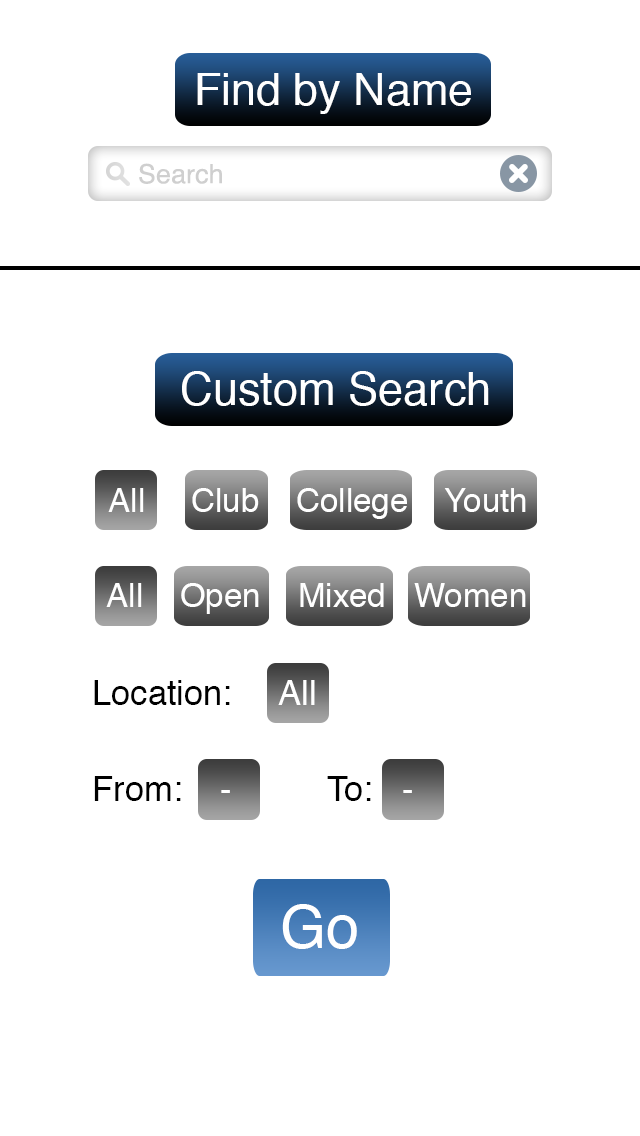
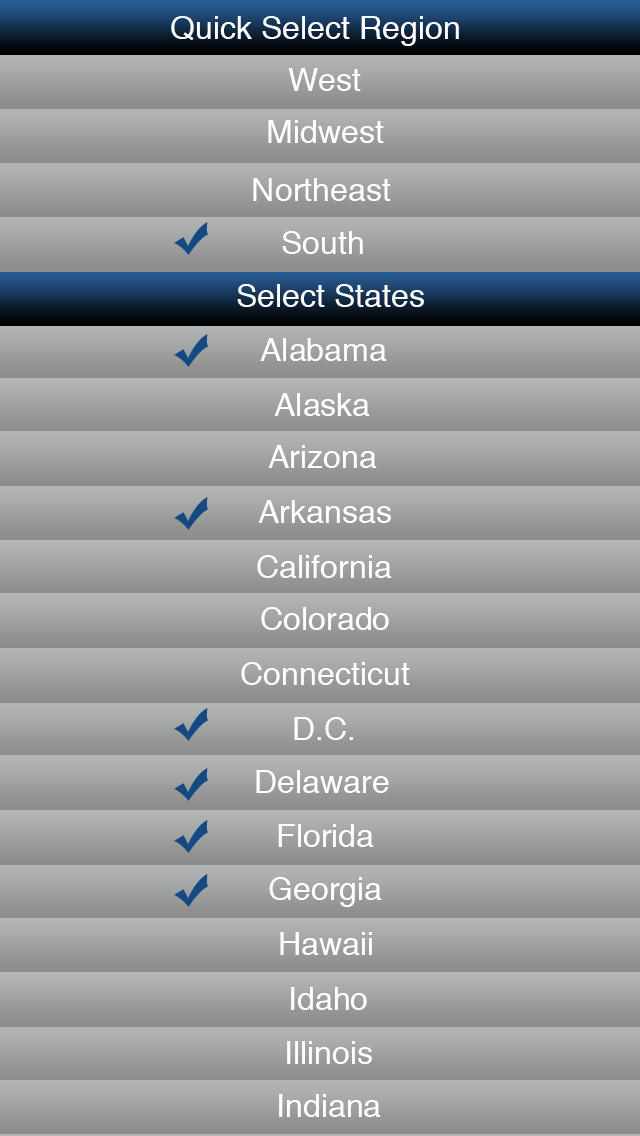
Layer changes from the first w=640, h=1136 image to the second:
added group "locationPage" with 77 layers above "searchPage" over [0, 0, 640, 1136]
added group "quickSelect" with 16 layers in group "locationPage" over [0, 0, 640, 272]
added group "header" (1st of 5, in "locationPage" › "quickSelect") with 2 layers in group "quickSelect" over [0, 0, 640, 55]
added layer "Rectangle 1" in group "header" over [0, 0, 640, 55]
added group "options" with 12 layers in group "quickSelect" over [0, 54, 640, 272]
added group "west" with 2 layers in group "options" over [0, 54, 640, 109]
added layer "Rectangle 1 copy 5" (1st of 17, in "locationPage" › "quickSelect" › "options" › "west") in group "west" over [0, 54, 640, 109]
added group "midwest" with 2 layers in group "options" over [0, 108, 640, 163]
added layer "Rectangle 1 copy 3" in group "midwest" over [0, 108, 640, 163]
added group "northeast" with 2 layers in group "options" over [0, 162, 640, 217]
added layer "Rectangle 1 copy 2" in group "northeast" over [0, 162, 640, 217]
added group "south" with 2 layers in group "options" over [0, 217, 640, 272]
added layer "Rectangle 1 copy 4" in group "south" over [0, 217, 640, 272]
added group "states" with 51 layers in group "locationPage" over [0, 271, 640, 1136]
added group "header" (2nd of 5, in "locationPage" › "states") with 2 layers in group "states" over [0, 271, 640, 326]
added layer "Rectangle 1 copy" in group "header" over [0, 271, 640, 326]
added group "header copy 14" with 2 layers in group "states" over [0, 1080, 640, 1135]
added layer "Rectangle 1 copy 5" (3rd of 17, in "locationPage" › "states" › "header copy 14") in group "header copy 14" over [0, 1080, 640, 1135]
added group "header copy 13" with 2 layers in group "states" over [0, 1027, 640, 1082]
hid group "searchPage" (41 layers) over [0, 53, 640, 976]
…and 58 more changes (58 added)
